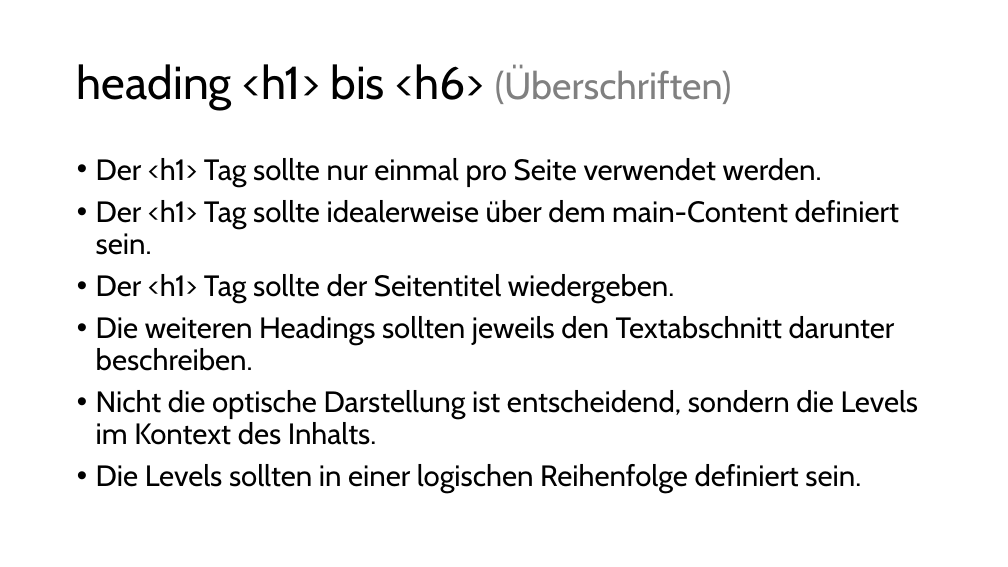
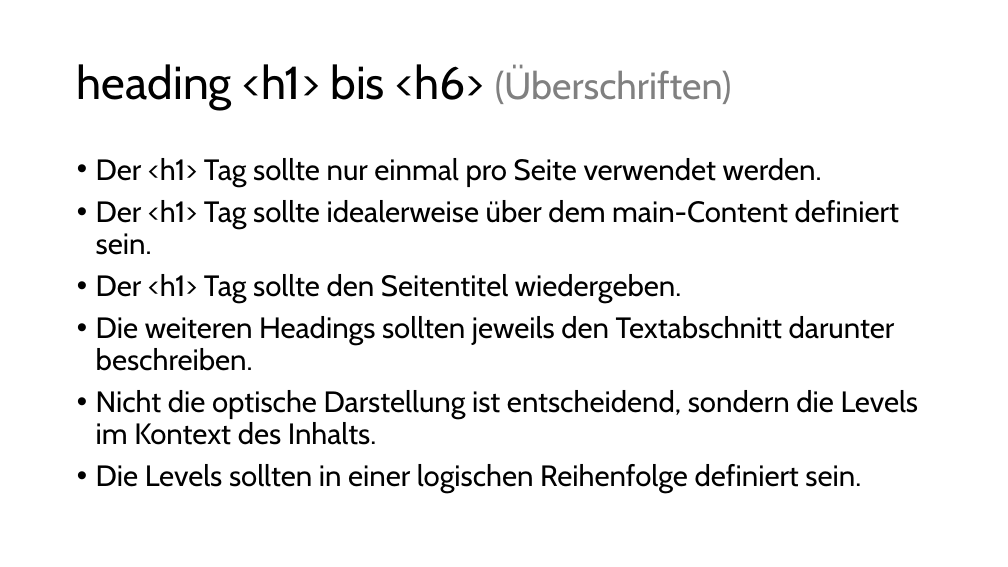
Before and after one commit to aykut-rocks/web-frontend-accessibility-training, a slide deck: slide 4 of Web-Frontend-Accessibility-03.pptx. Drawn at 1008x567 pixels with LibreOffice and Linux fonts; fonts in the diff are those of the drawing. Boxes give left, top, right and bottom in pixels: in the first picture for what was removed or moved away, otherwise in the second. Text is boxed around its words. In the diff, an @@ line names an element or a change of style, - is before the commit and + after.

```diff
--- a/Web-Frontend-Accessibility-03.pptx
+++ b/Web-Frontend-Accessibility-03.pptx
@@ text at (x1=96, y1=274, x2=682, y2=303): text changed @@
-• Der <h1> Tag sollte der Seitentitel wiedergeben.
+• Der <h1> Tag sollte den Seitentitel wiedergeben.
```
Also in this commit, not shown: 7 other slides changed, 13 slides added.
